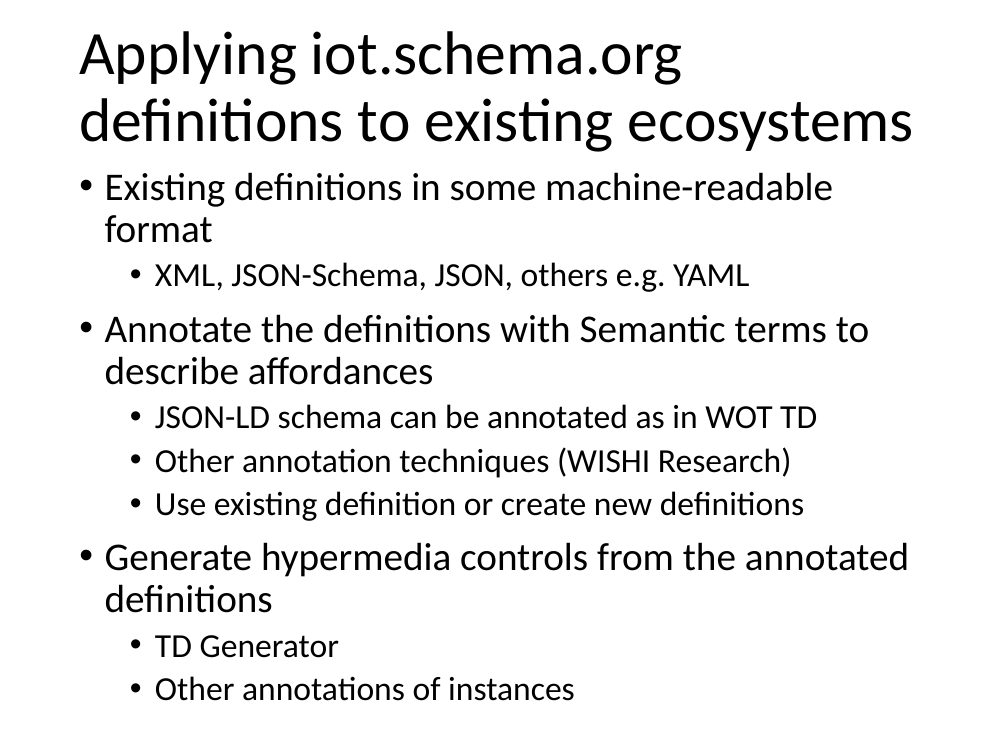
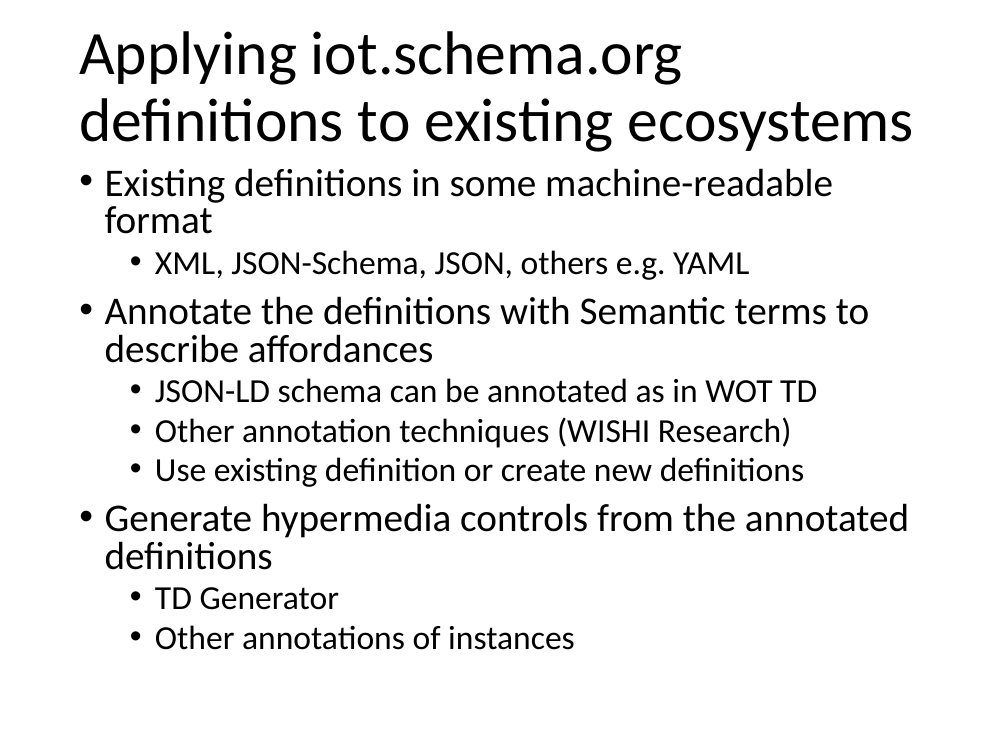
Before and after one commit to iot-schema-collab/teleconferences, a slide deck: slide 17 of iotschema-status-20181026.pptx (slide 8 before the commit). Drawn at 1008x756 pixels with LibreOffice and Linux fonts; fonts in the diff are those of the drawing. Boxes give left, top, right and bottom in pixels: in the first picture for what was removed or moved away, otherwise in the second. Text is boxed around its words. In the diff, an @@ line names an element or a change of style, - is before the commit and + after.

```diff
--- a/iotschema-status-20181026.pptx
+++ b/iotschema-status-20181026.pptx
@@ text "Existing definitions in some machine-readable ..." at (x1=105, y1=168, x2=909, y2=650): line spacing 0.9 to 0.8 @@
```
Also in this commit, not shown: 3 other slides changed, 9 slides added, 1 other file.
